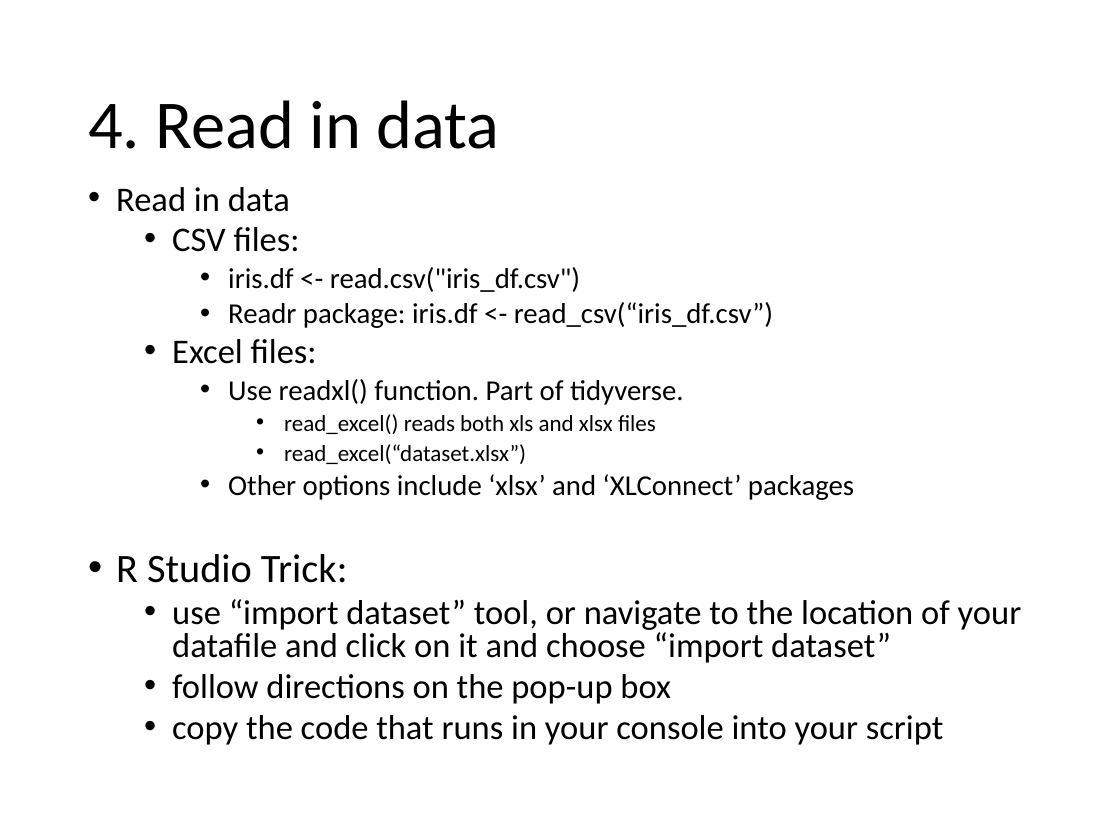
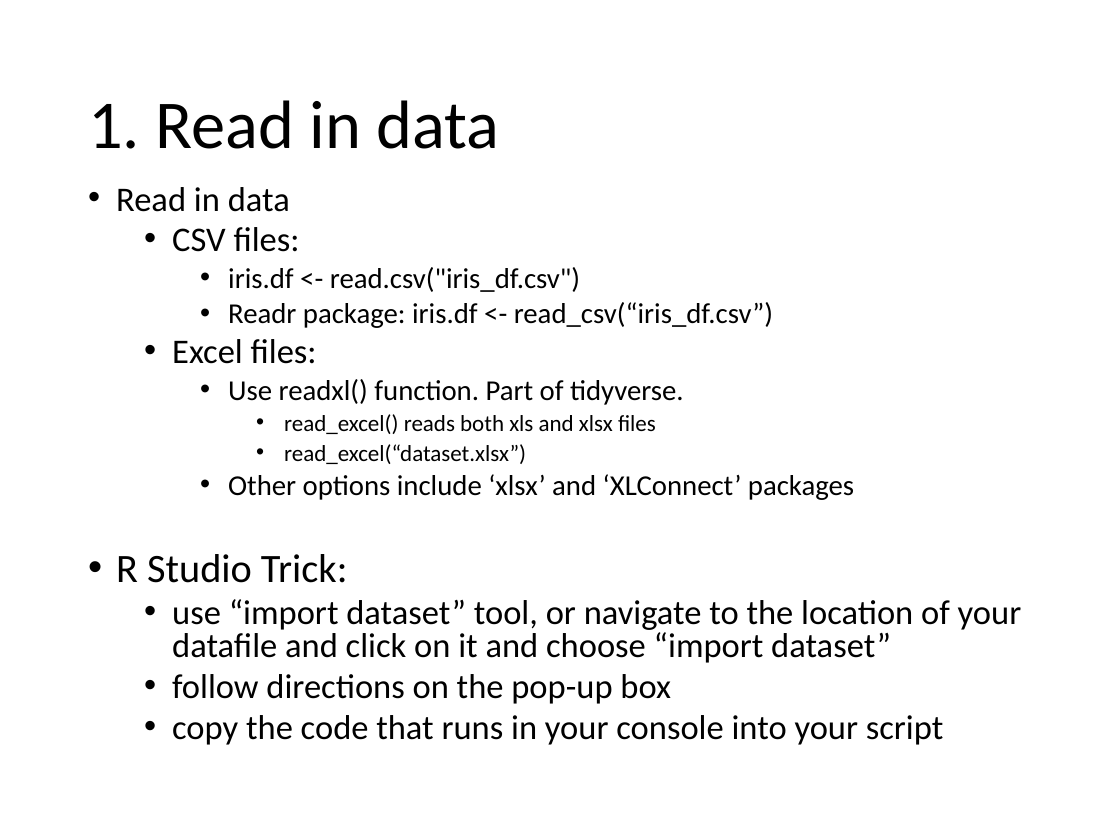
Before and after one commit to EEOB590A-Data-Science-in-R-Fall2021/CourseMaterials, a slide deck: slide 3 of 1. Intro to R/presentations/2. R-Intro_part2_2021.pptx (slide 14 before the commit). Drawn at 1120x840 pixels with LibreOffice and Linux fonts; fonts in the diff are those of the drawing. Boxes give left, top, right and bottom in pixels: in the first picture for what was removed or moved away, otherwise in the second. Text is boxed around its words. In the diff, an @@ line names an element or a change of style, - is before the commit and + after.

```diff
--- a/1. Intro to R/presentations/2. R-Intro_part2_2021.pptx
+++ b/1. Intro to R/presentations/2. R-Intro_part2_2021.pptx
@@ title at [88,100,500,149]: text changed @@
-4. Read in data
+1. Read in data
```
Also in this commit, not shown: 6 other slides changed, 3 slides added, 15 slides removed, 9 other files.
